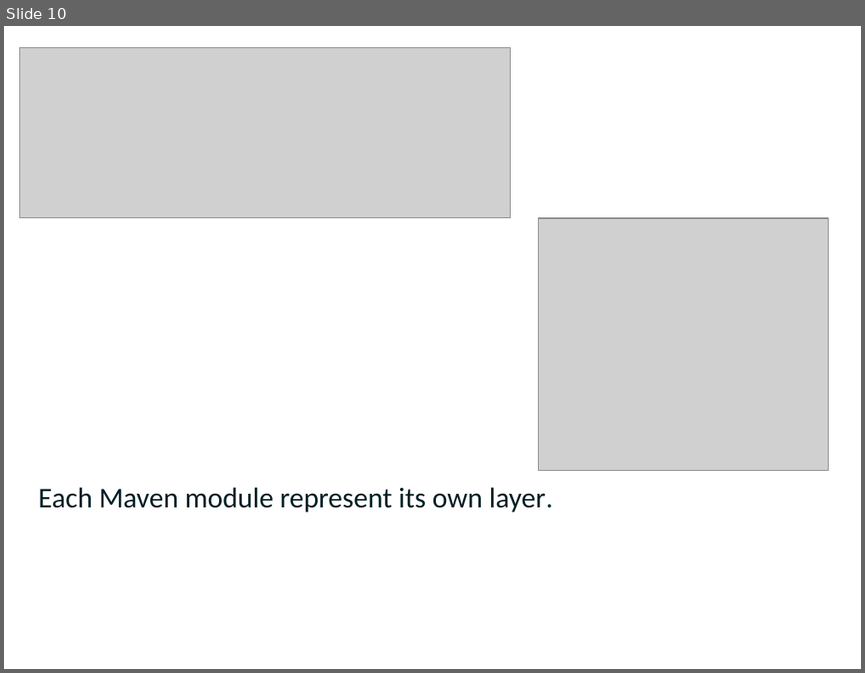
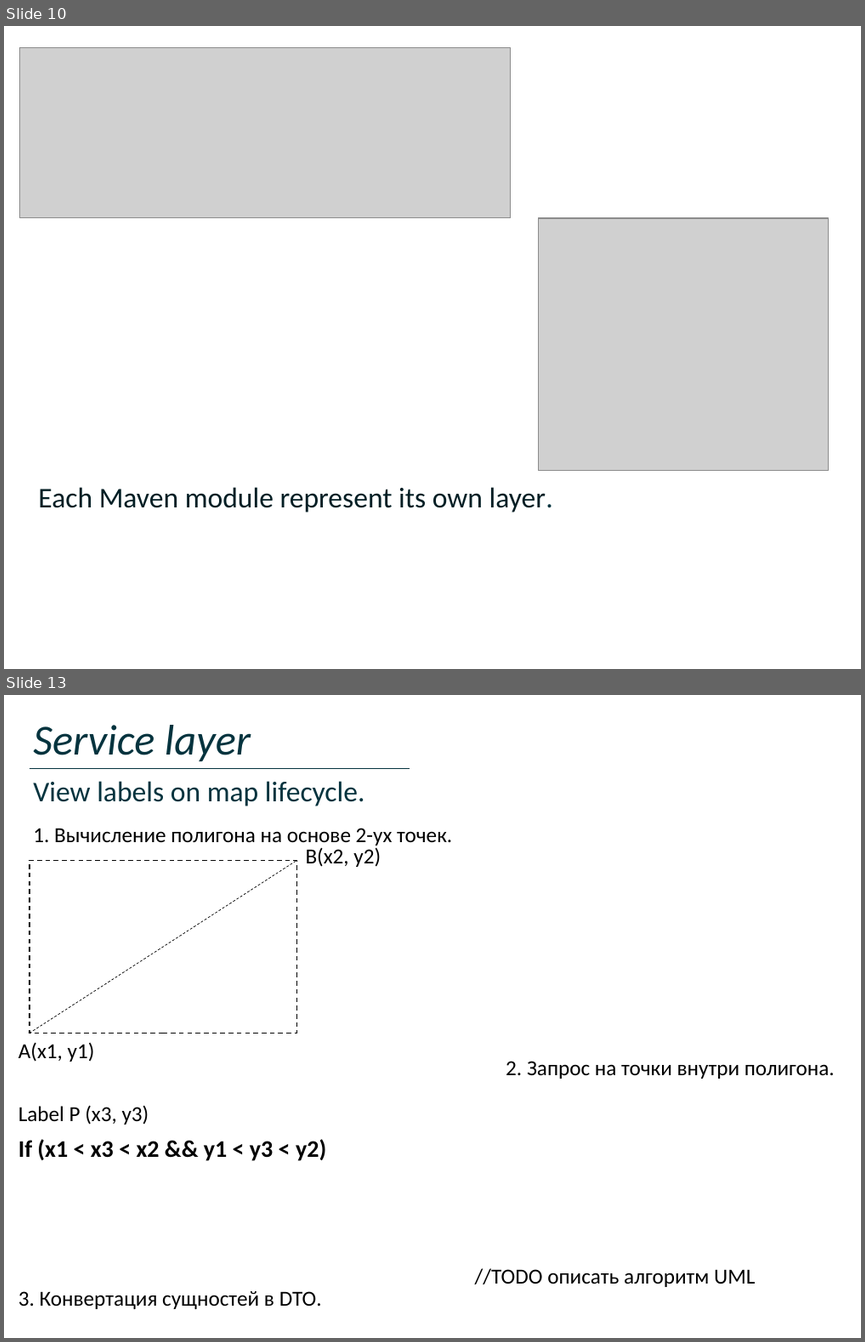
Before and after one commit to DmitriyLy/travel_portal, a slide deck: docs/Travel Portal.pptx. Shown one above the other, each under a label of ours: slide 10 before the commit, slides 10 and 13 after it; the slides between them are not shown. The pictures are 865x673 and 865x1342 pixels, drawn with LibreOffice and Linux fonts; fonts in the diff are those of the drawing; grey boxes stand for pictures. Boxes give left, top, right and bottom in pixels: in the first picture for what was removed or moved away, otherwise in the second. Text is boxed around its words. In the diff, an @@ line names an element or a change of style, - is before the commit and + after.

```diff
--- a/docs/Travel Portal.pptx
+++ b/docs/Travel Portal.pptx
@@ slide 13 added at (4, 695, 861, 1338), background #FFFFFF @@
@@ text added at (33, 725, 250, 761), 36 pt, text #04333E, italic @@
+Service layer
@@ line added from (30, 768) to (410, 768), #04333E 0.5 pt @@
@@ text added at (33, 781, 365, 806), 24 pt, text #04333E @@
+View labels on map lifecycle.
@@ text added at (33, 828, 452, 845), 18 pt, text #000000 @@
+1. Вычисление полигона на основе 2-ух точек.
@@ text added at (306, 847, 381, 867), 18 pt, text #000000 @@
+В(x2, y2)
@@ rectangle added at (30, 861, 297, 1033), fill #FFFFFF, outline #000000 1 pt dashed @@
@@ line added from (30, 1032) to (297, 861), #000000 0.5 pt dashed @@
@@ text added at (18, 1042, 95, 1061), 18 pt, text #000000 @@
+А(x1, y1)
@@ text added at (506, 1061, 834, 1078), 18 pt, text #000000 @@
+2. Запрос на точки внутри полигона.
@@ text added at (18, 1105, 149, 1124), 18 pt, text #000000 @@
+Label P (x3, y3)
@@ text added at (18, 1139, 326, 1161), 20 pt, text #000000, bold @@
+If (x1 < x3 < x2 && y1 < y3 < y2)
@@ text added at (475, 1268, 755, 1287), 18 pt, text #000000 @@
+//TODO описать алгоритм UML
@@ text added at (18, 1291, 322, 1309), 18 pt, text #000000 @@
+3. Конвертация сущностей в DTO.
```
Also in this commit, not shown: 8 slides changed, 16 other slides added, 15 slides removed.
